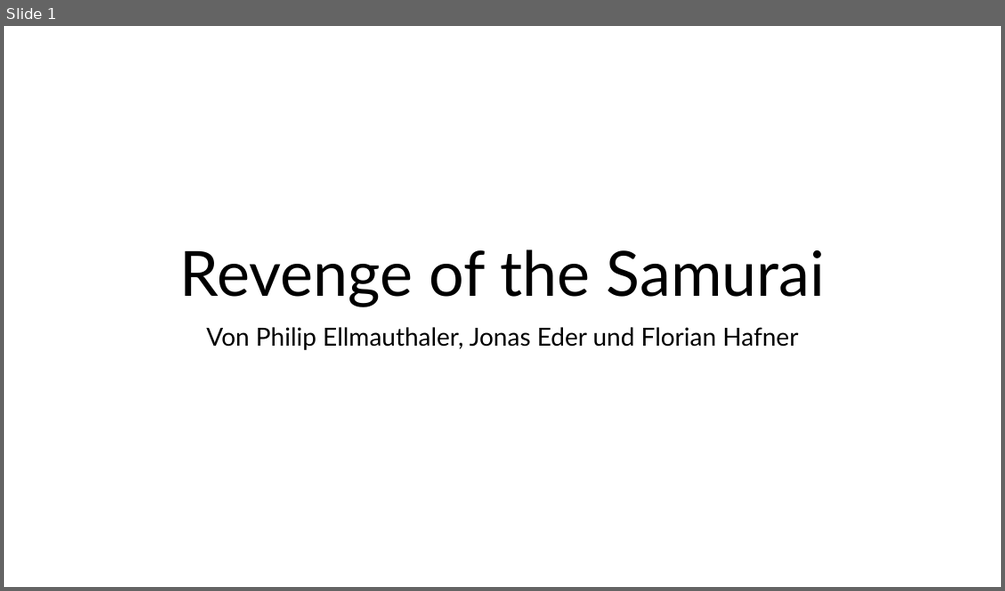
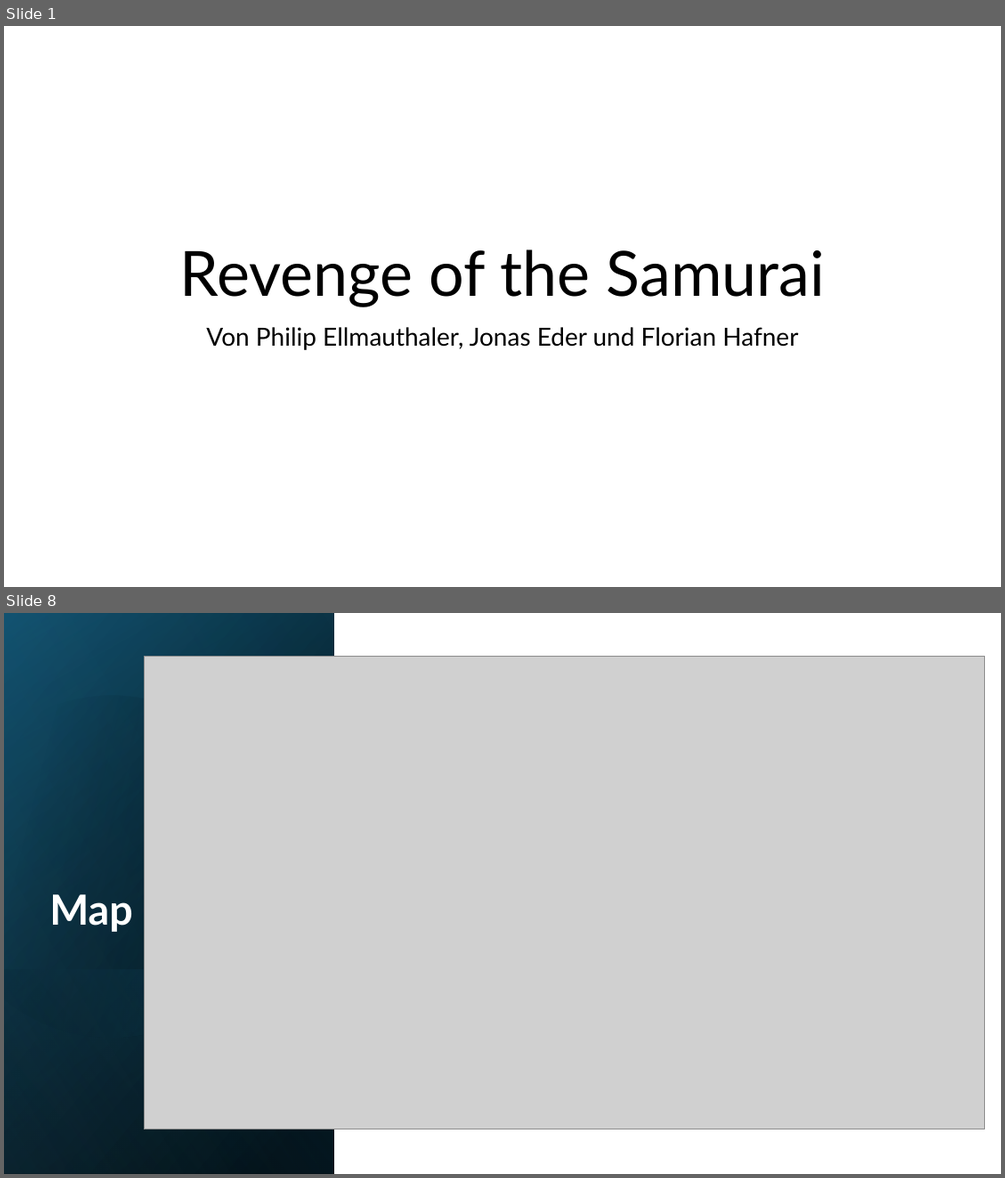
Before and after one commit to Grim-Reaperr/RotS, a slide deck: Projektdokumentation/ZwischenPresentation.pptx. Shown one above the other, each under a label of ours: slide 1 before the commit, slides 1 and 8 after it; the slides between them are not shown. The pictures are 1005x591 and 1005x1178 pixels, drawn with LibreOffice and Linux fonts; fonts in the diff are those of the drawing; grey boxes stand for pictures. Boxes give left, top, right and bottom in pixels: in the first picture for what was removed or moved away, otherwise in the second. Text is boxed around its words. In the diff, an @@ line names an element or a change of style, - is before the commit and + after.

```diff
--- a/Projektdokumentation/ZwischenPresentation.pptx
+++ b/Projektdokumentation/ZwischenPresentation.pptx
@@ slide 8 added at bbox=[4, 613, 1001, 1174], background #FFFFFF @@
@@ rectangle added at bbox=[4, 613, 334, 1174], fill gradient #000000 to #104862 @@
@@ rectangle added at bbox=[4, 614, 334, 1174], fill gradient #000000 to #156082 @@
@@ rectangle added at bbox=[4, 613, 334, 1173], fill gradient #000000 to #46B1E1 @@
@@ freeform shape added at bbox=[4, 655, 324, 1071], fill gradient #000000 to #156082 @@
@@ picture added at bbox=[144, 657, 985, 1130] @@
@@ title added at bbox=[49, 894, 133, 932], 40 pt, text #FFFFFF, bold @@
+Map
@@ rectangle added at bbox=[4, 969, 334, 1174], fill gradient #156082 to #000000 @@
```
Also in this commit, not shown: 3 slides changed, 3 other slides added, 1 slide removed, 16 other files.
